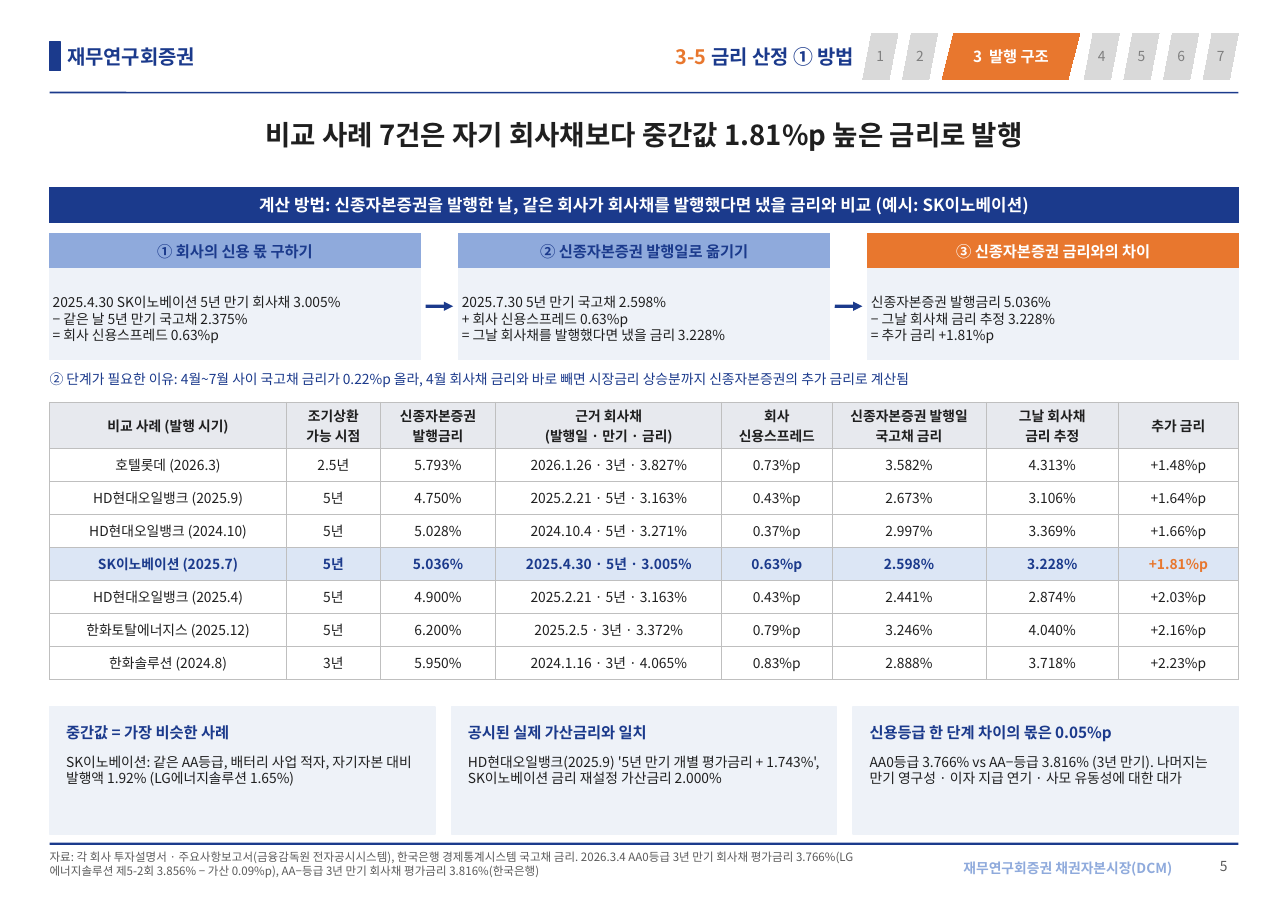
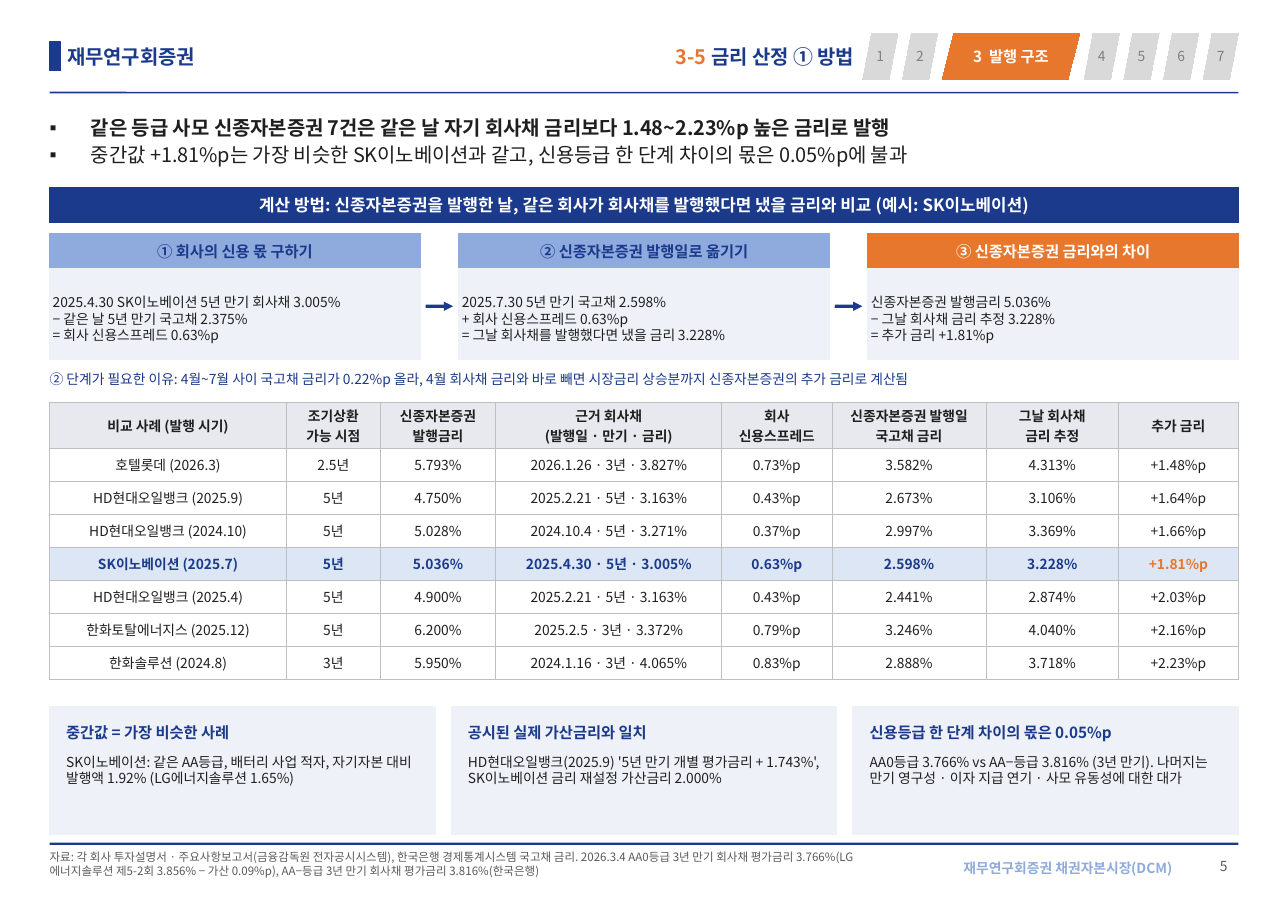
Before and after one commit to shy065542-rgb/SSHHYY, a slide deck: slide 5 of LGES_신종_발행구조.pptx. Drawn at 1288x911 pixels with LibreOffice and Linux fonts; fonts in the diff are those of the drawing. Boxes give left, top, right and bottom in pixels: in the first picture for what was removed or moved away, otherwise in the second. Text is boxed around its words. In the diff, an @@ line names an element or a change of style, - is before the commit and + after.

```diff
--- a/LGES_신종_발행구조.pptx
+++ b/LGES_신종_발행구조.pptx
@@ title at box(91, 118, 908, 167): text changed; size 18 to 13 pt; bold off @@
-비교 사례 7건은 자기 회사채보다 중간값 1.81%p 높은 금리로 발행
+▪ 같은 등급 사모 신종자본증권 7건은 같은 날 자기 회사채 금리보다 1.48~2.23%p 높은 금리로 발행
+▪ 중간값 +1.81%p는 가장 비슷한 SK이노베이션과 같고, 신용등급 한 단계 차이의 몫은 0.05%p에 불과
```
Also in this commit, not shown: 6 other slides changed.
